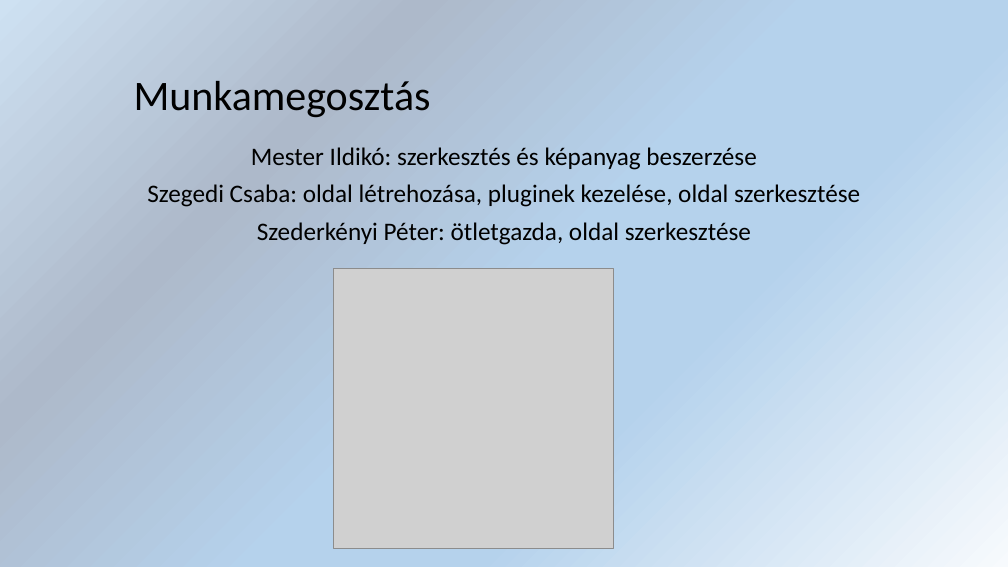
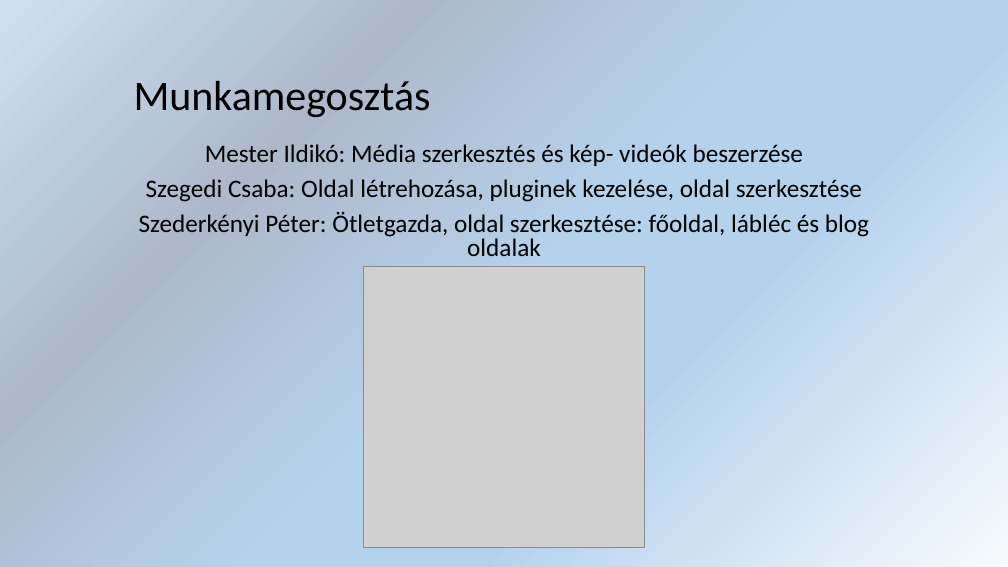
Before and after one commit to szederp/Vizsga2025, a slide deck: slide 14 of joutabankut.pptx (slide 5 before the commit). Drawn at 1008x567 pixels with LibreOffice and Linux fonts; fonts in the diff are those of the drawing; grey boxes stand for pictures. Boxes give left, top, right and bottom in pixels: in the first picture for what was removed or moved away, otherwise in the second. Text is boxed around its words. In the diff, an @@ line names an element or a change of style, - is before the commit and + after.

```diff
--- a/joutabankut.pptx
+++ b/joutabankut.pptx
@@ subtitle at (139, 144, 869, 256): text changed @@
-Mester Ildikó: szerkesztés és képanyag beszerzése
-Szegedi Csaba: oldal létrehozása, pluginek kezelése, oldal szerkesztése
-Szederkényi Péter: ötletgazda, oldal szerkesztése
+Mester Ildikó: Média szerkesztés és kép- videók beszerzése
+Szegedi Csaba: Oldal létrehozása, pluginek kezelése, oldal szerkesztése
+Szederkényi Péter: Ötletgazda, oldal szerkesztése: főoldal, lábléc és blog oldalak
@@ picture: place and size @@
-picture at (333, 268, 614, 549)
+picture at (364, 267, 644, 547)
```
Also in this commit, not shown: 1 other slide changed.
